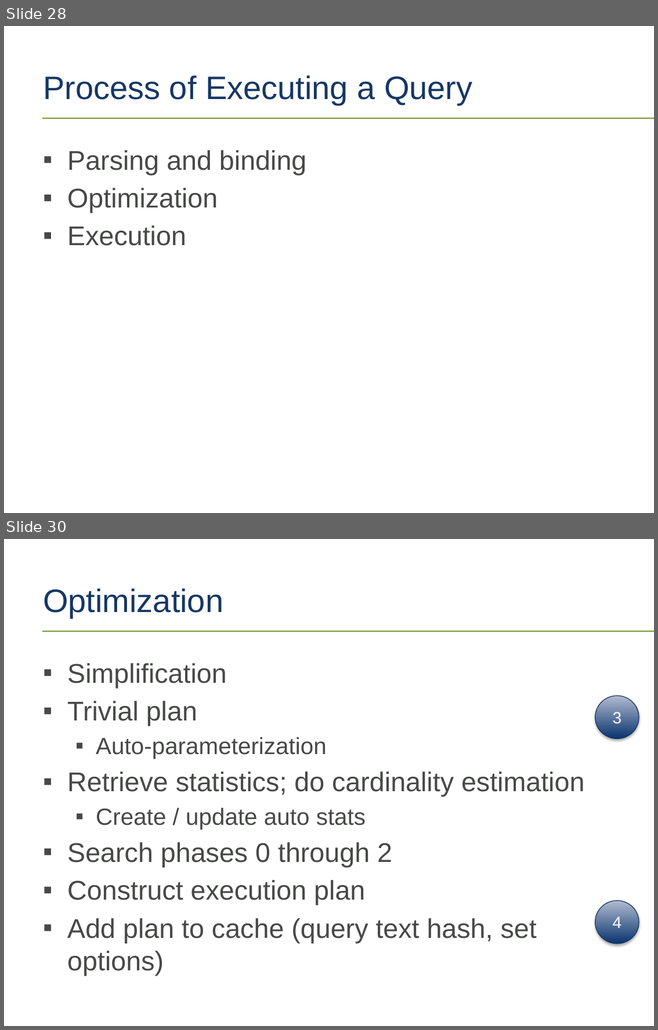
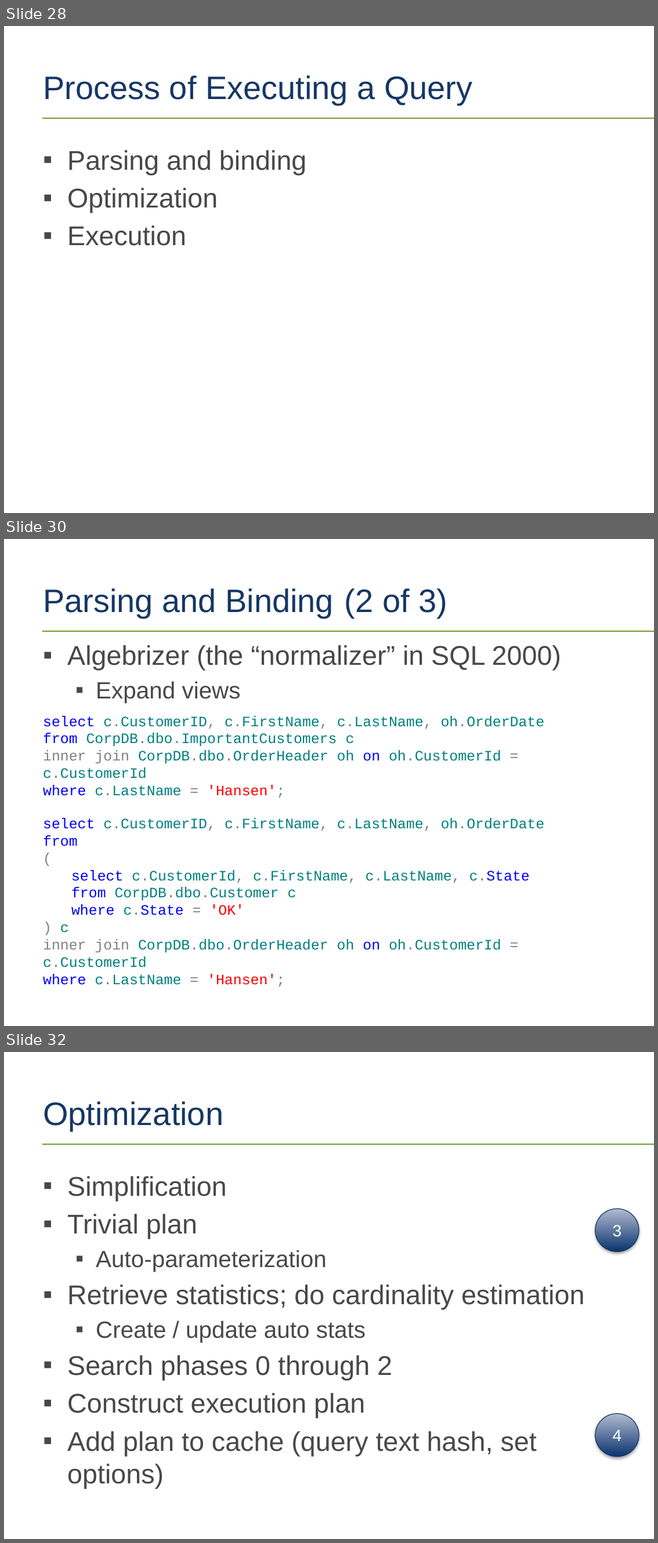
Before and after one commit to tf3604/OptimizerPresentation, a slide deck: Optimizer.pptx. Shown one above the other, each under a label of ours: slides 28 and 30 before the commit, slides 28, 30 and 32 after it; the slides between them are not shown. The pictures are 658x1030 and 658x1543 pixels, drawn with LibreOffice and Linux fonts; fonts in the diff are those of the drawing; background and template pictures are left out. Boxes give left, top, right and bottom in pixels: in the first picture for what was removed or moved away, otherwise in the second. Text is boxed around its words. In the diff, an @@ line names an element or a change of style, - is before the commit and + after.

Commit message:
Changes to parsing and bind (both slide deck and demo scripts).

```diff
--- a/Optimizer.pptx
+++ b/Optimizer.pptx
@@ slide 30 added at (x1=4, y1=539, x2=654, y2=1026), background #FFFFFF; not listed: 1 template element that a slide beside it also shows @@
@@ title added at (x1=43, y1=588, x2=447, y2=617), 36 pt, text #163764 @@
+Parsing and Binding (2 of 3)
@@ text added at (x1=67, y1=645, x2=561, y2=703), 30 pt, text #474947 @@
+▪ Algebrizer (the “normalizer” in SQL 2000)
+  ▪ Expand views
@@ text added at (x1=43, y1=716, x2=545, y2=798), 16 pt, text #008080 @@
+select c.CustomerID, c.FirstName, c.LastName, oh.OrderDate
+from CorpDB.dbo.ImportantCustomers c
+inner join CorpDB.dbo.OrderHeader oh on oh.CustomerId = c.CustomerId
+where c.LastName = 'Hansen';
@@ text added at (x1=43, y1=818, x2=545, y2=987), 16 pt, text #008080 @@
+select c.CustomerID, c.FirstName, c.LastName, oh.OrderDate
+from
+(
+  select c.CustomerId, c.FirstName, c.LastName, c.State
+  from CorpDB.dbo.Customer c
+  where c.State = 'OK'
+) c
+inner join CorpDB.dbo.OrderHeader oh on oh.CustomerId = c.CustomerId
+where c.LastName = 'Hansen';
@@ what was slide 30 is now slide 32 @@
```
Also in this commit, not shown: 2 slides changed, 1 other slide added, 1 slide removed, 1 other file.
